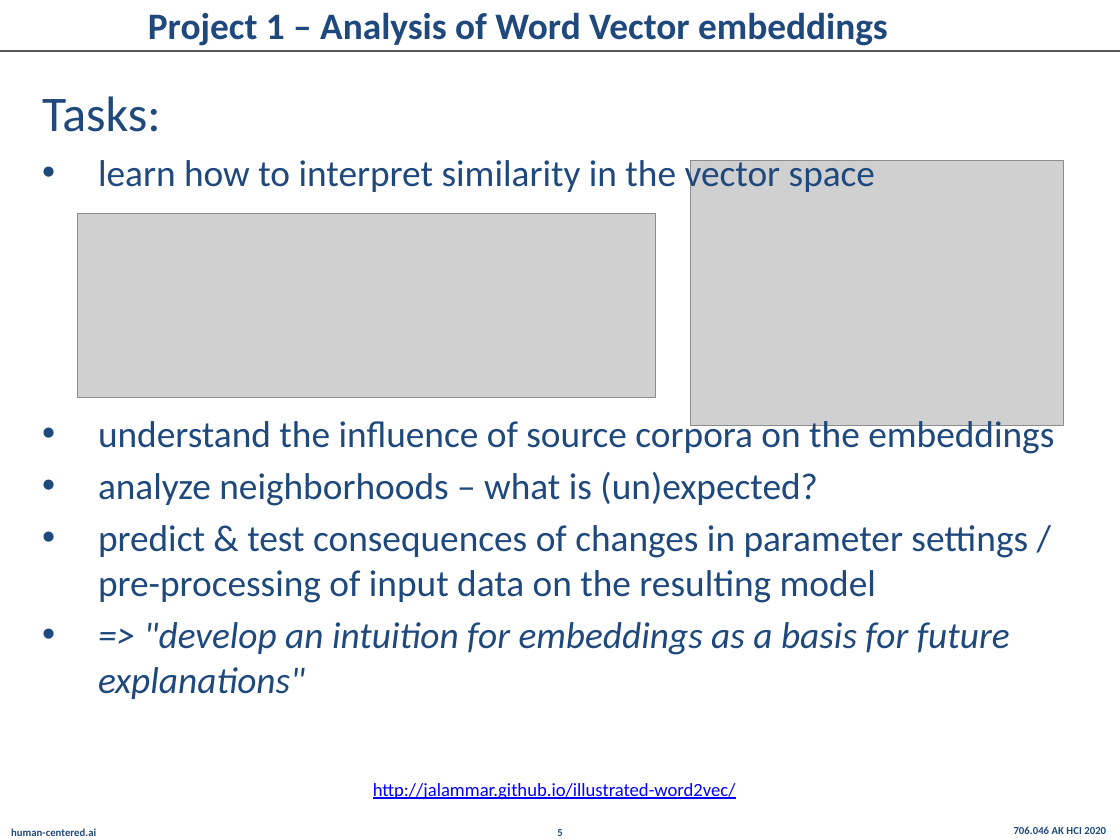
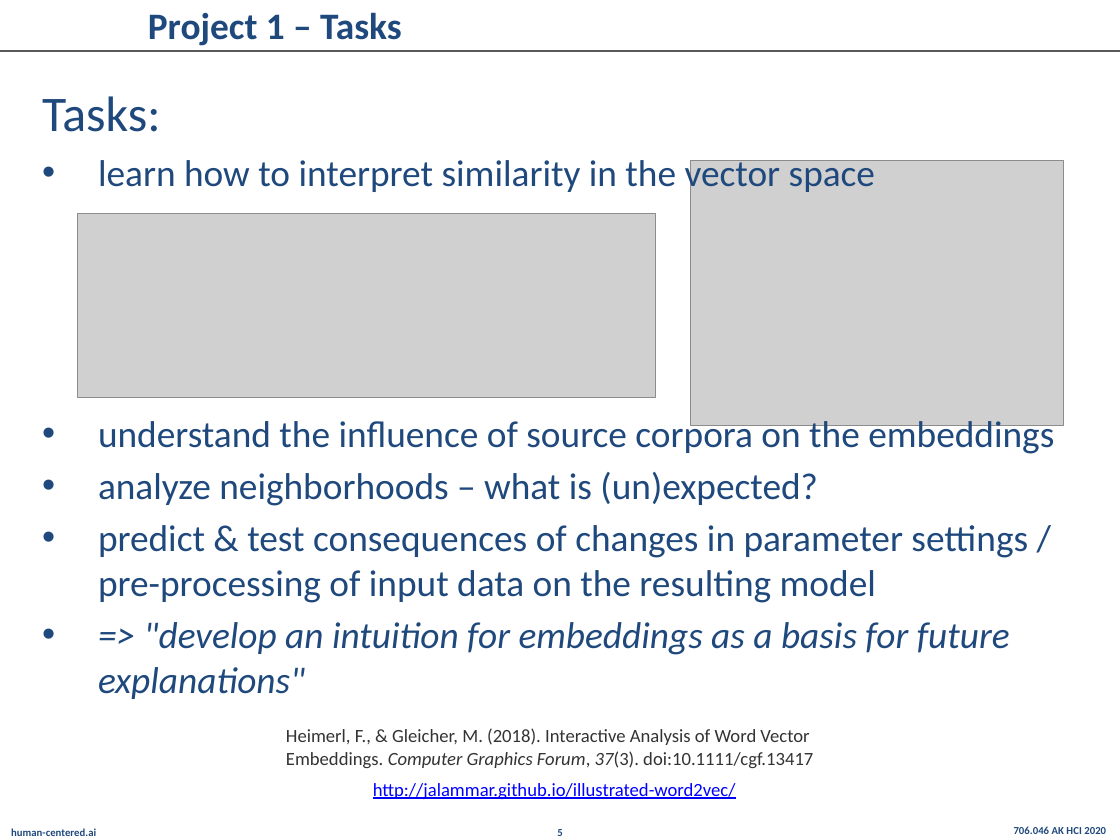
Before and after one commit to cassinius/akhci-2020, a slide deck: slide 5 of miniprojects_presentation/706.046-AK-HCI-2020--Bernd_Malle.pptx. Drawn at 1120x840 pixels with LibreOffice and Linux fonts; fonts in the diff are those of the drawing; grey boxes stand for pictures; background and template pictures are left out. Boxes give left, top, right and bottom in pixels: in the first picture for what was removed or moved away, otherwise in the second. Text is boxed around its words. In the diff, an @@ line names an element or a change of style, - is before the commit and + after.

```diff
--- a/miniprojects_presentation/706.046-AK-HCI-2020--Bernd_Malle.pptx
+++ b/miniprojects_presentation/706.046-AK-HCI-2020--Bernd_Malle.pptx
@@ title at [148, 12, 401, 46]: text changed @@
-Project 1 – Analysis of Word Vector embeddings
+Project 1 – Tasks
@@ text added at [286, 728, 813, 768], 12 pt, text #333333 @@
+Heimerl, F., & Gleicher, M. (2018). Interactive Analysis of Word Vector Embeddings. Computer Graphics Forum, 37(3). doi:10.1111/cgf.13417
```
Also in this commit, not shown: 5 other slides changed, 6 other files.
